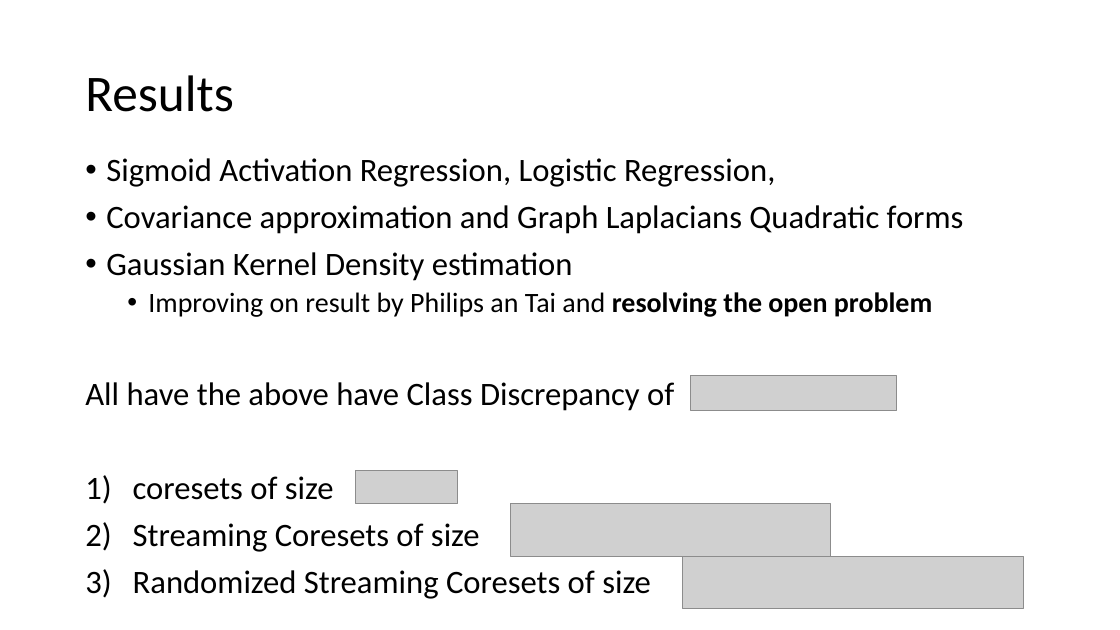
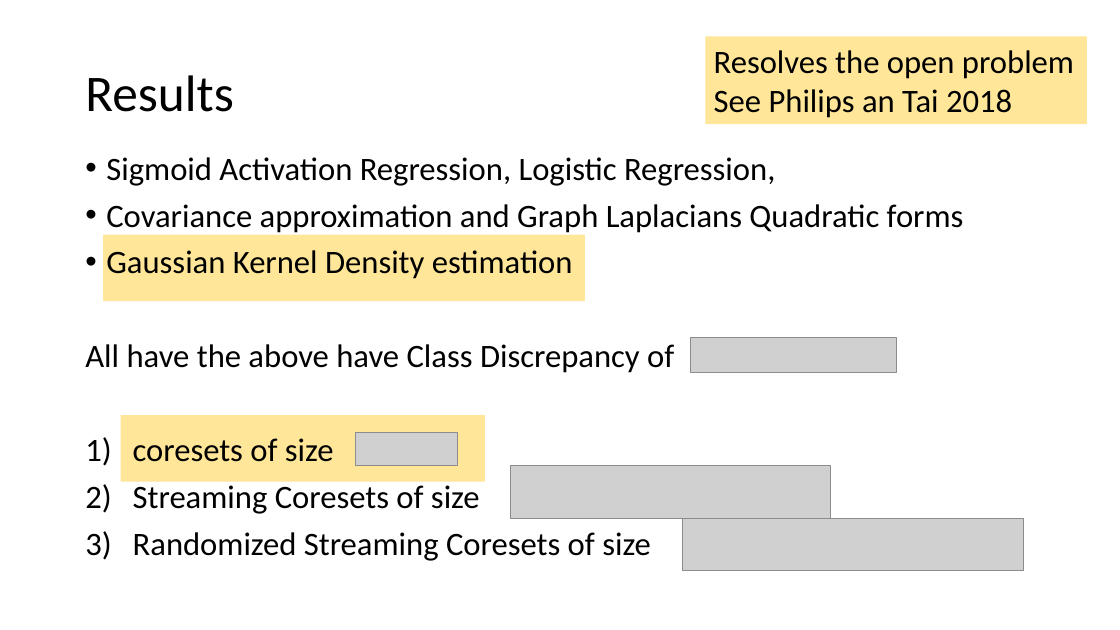
Before and after one commit to zkarnin/density_sketch, a slide deck: slide 20 of presentation.pptx. Drawn at 1120x630 pixels with LibreOffice and Linux fonts; fonts in the diff are those of the drawing; grey boxes stand for pictures. Boxes give left, top, right and bottom in pixels: in the first picture for what was removed or moved away, otherwise in the second. Text is boxed around its words. In the diff, an @@ line names an element or a change of style, - is before the commit and + after.

```diff
--- a/presentation.pptx
+++ b/presentation.pptx
@@ rectangle added at [706,36,1087,124], fill #FFE699, 28 pt, text #000000 @@
+Resolves the open problem
+See Philips an Tai 2018
@@ rectangle added at [103,234,586,301], fill #FFE699 @@
@@ text at [148,292,932,317]: paragraph removed @@
-  • Improving on result by Philips an Tai and resolving the open problem
@@ rectangle added at [120,415,485,481], fill #FFE699 @@
@@ 4 pictures: place and size @@
-4 pictures at [355,376,1024,608]
+4 pictures at [355,338,1024,571]
```
Also in this commit, not shown: 5 other slides changed.
